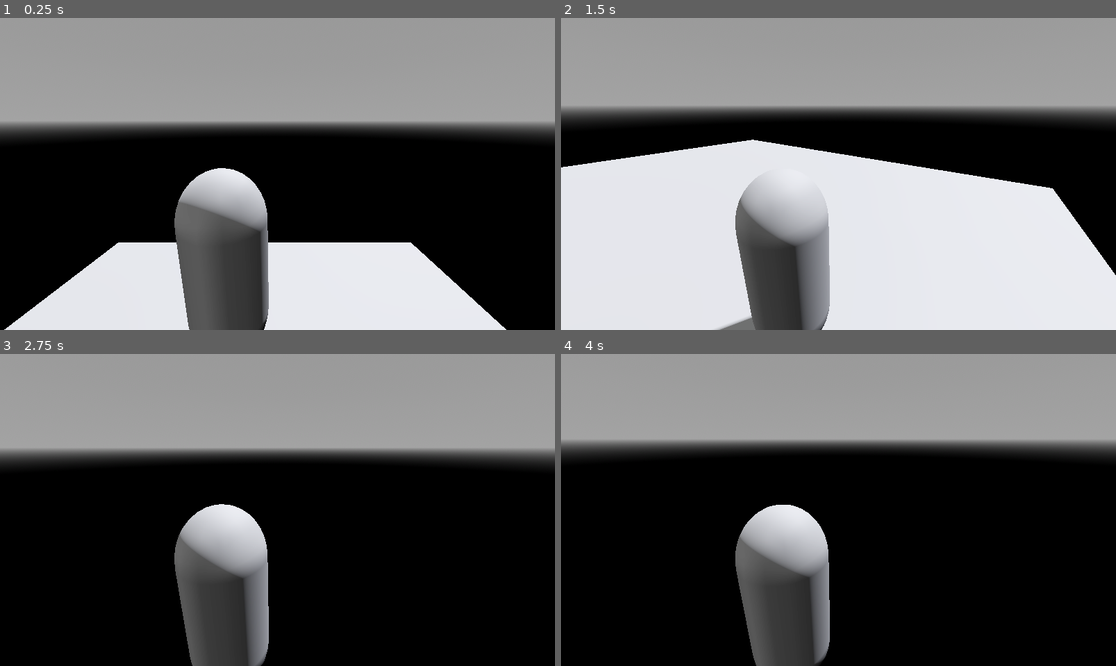
Above: before the commit, frames 1-4 (two rows, left to right).
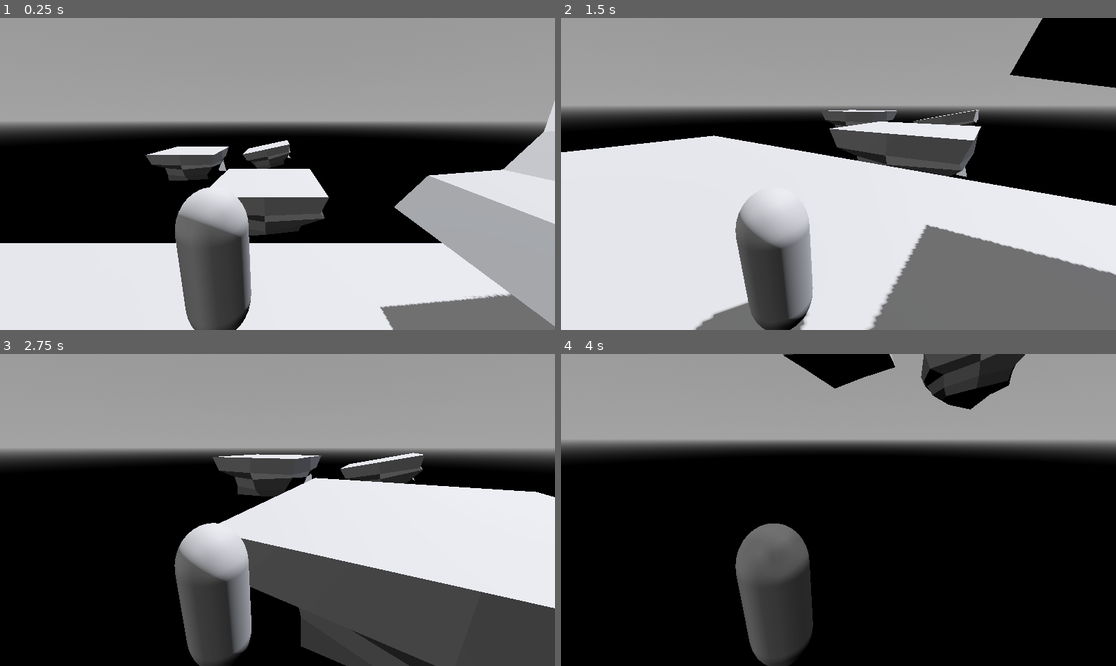
Above: after the commit, the same moments.

Repository: icyfirejosh4352/rigor-mortis
Game: Godot game, scene res://scenes/game.tscn
Same seed, same stepped clock (60 frames per second), same inputs: the game is played once before the commit and once after it.
Inputs (mouse positions are in pixels of both pictures, inside the frame that each line leads up to):
- Up to frame 1 (0.25 s): no input
- Up to frame 2 (1.5 s): move the mouse to (960, 158) at 0.52 s; hold D (strafe right) 0.53-1.28 s; click (960, 158) at 0.67 s; tap Space (jump) at 0.77 s; move the mouse to (810, 174) at 1.27 s; hold W (forward) from 1.28 s (still down)
- Up to frame 3 (2.75 s): keep holding W (forward); tap Space (jump) at 1.52 s; move the mouse to (288, 503) at 2.02 s
- Up to frame 4 (4 s): keep holding W (forward); move the mouse to (832, 516) at 2.77 s; tap Space (jump) at 3.02, 3.77 s; move the mouse to (877, 513) at 3.52 s

The runs differ from the first frame. In frame 1, 24% of the frame differs, in the area x 0-100%, y 26-100%; in frame 2, 26%; in frame 3, 36%, in the area x 31-100%, y 31-100%; in frame 4, 7.4%.

Commit message:
fixed up movement; added platforms
dont talk about ben

Diff:
--- a/project.godot
+++ b/project.godot
@@ -8,11 +8,15 @@
 
 config_version=5
 
+[animation]
+
+compatibility/default_parent_skeleton_in_mesh_instance_3d=true
+
 [application]
 
 config/name="Rigor Mortis"
 run/main_scene="uid://csaxapkaficrj"
-config/features=PackedStringArray("4.5", "Forward Plus")
+config/features=PackedStringArray("4.6", "Forward Plus")
 config/icon="res://icon.svg"
 
 [dotnet]
--- a/scenes/game.tscn
+++ b/scenes/game.tscn
@@ -1,6 +1,7 @@
-[gd_scene load_steps=9 format=3 uid="uid://csaxapkaficrj"]
+[gd_scene format=3 uid="uid://csaxapkaficrj"]
 
 [ext_resource type="PackedScene" uid="uid://ou10wx1f1tgr" path="res://scenes/player.tscn" id="1_uwrxv"]
+[ext_resource type="PackedScene" uid="uid://bsnff2q5rwp7q" path="res://scenes/platform.tscn" id="2_yqjtg"]
 
 [sub_resource type="ProceduralSkyMaterial" id="ProceduralSkyMaterial_uwrxv"]
 sky_top_color = Color(0.46618116, 0.46618068, 0.46618092, 1)
@@ -17,7 +18,8 @@
 tonemap_mode = 2
 glow_enabled = true
 
-[sub_resource type="WorldBoundaryShape3D" id="WorldBoundaryShape3D_yqjtg"]
+[sub_resource type="BoxShape3D" id="BoxShape3D_yqjtg"]
+size = Vector3(37.904053, 0.001, 20.007813)
 
 [sub_resource type="PlaneMesh" id="PlaneMesh_lnu2h"]
 
@@ -25,47 +27,62 @@
 
 [sub_resource type="BoxMesh" id="BoxMesh_yqjtg"]
 
-[node name="game" type="Node3D"]
+[node name="game" type="Node3D" unique_id=577685630]
 
-[node name="WorldEnvironment" type="WorldEnvironment" parent="."]
+[node name="WorldEnvironment" type="WorldEnvironment" parent="." unique_id=1851348246]
 environment = SubResource("Environment_lnu2h")
 
-[node name="DirectionalLight3D" type="DirectionalLight3D" parent="."]
+[node name="DirectionalLight3D" type="DirectionalLight3D" parent="." unique_id=1731767132]
 transform = Transform3D(-0.8660254, -0.43301278, 0.25, 0, 0.49999997, 0.86602545, -0.50000006, 0.75, -0.43301266, 0, 0, 0)
 light_color = Color(0.849263, 0.8675701, 0.9290151, 1)
 shadow_enabled = true
 
-[node name="platform" type="Node3D" parent="."]
+[node name="platform" type="Node3D" parent="." unique_id=1051521203]
 
-[node name="StaticBody3D" type="StaticBody3D" parent="platform"]
+[node name="StaticBody3D" type="StaticBody3D" parent="platform" unique_id=45399465]
 
-[node name="CollisionShape3D" type="CollisionShape3D" parent="platform/StaticBody3D"]
-shape = SubResource("WorldBoundaryShape3D_yqjtg")
+[node name="CollisionShape3D" type="CollisionShape3D" parent="platform/StaticBody3D" unique_id=1004325228]
+shape = SubResource("BoxShape3D_yqjtg")
 
-[node name="MeshInstance3D" type="MeshInstance3D" parent="platform/StaticBody3D/CollisionShape3D"]
-transform = Transform3D(10, 0, 0, 0, 1, 0, 0, 0, 10, 0, 0, 0)
+[node name="MeshInstance3D" type="MeshInstance3D" parent="platform/StaticBody3D/CollisionShape3D" unique_id=749264635]
+transform = Transform3D(18.759586, 0, 0, 0, 1, 0, 0, 0, 10, 0, 0, 0)
 mesh = SubResource("PlaneMesh_lnu2h")
 skeleton = NodePath("../../..")
 
-[node name="player" parent="." instance=ExtResource("1_uwrxv")]
+[node name="player" parent="." unique_id=1356530621 instance=ExtResource("1_uwrxv")]
 transform = Transform3D(1, 0, 0, 0, 1, 0, 0, 0, 1, 0.2689495, 6.63983, 0.15692139)
 
-[node name="eyes" type="Node3D" parent="player"]
+[node name="eyes" type="Node3D" parent="player" unique_id=1663447133]
 transform = Transform3D(1, 0, 0, 0, 1, 0, 0, 0, 1, 0, 0.54708743, 0)
 
-[node name="Node3D" type="Node3D" parent="player/eyes"]
+[node name="Node3D" type="Node3D" parent="player/eyes" unique_id=540393082]
 transform = Transform3D(1, 0, 0, 0, 1, 0, 0, 0, 1, 0, 0, 0.040824413)
 
-[node name="Camera3D" type="Camera3D" parent="player/eyes/Node3D"]
-transform = Transform3D(1, 0, 0, 0, 0.96727663, 0.2537242, 0, -0.2537242, 0.96727663, 0.6124859, 1.1518888, 2.0635037)
+[node name="Camera3D" type="Camera3D" parent="player/eyes/Node3D" unique_id=1842786548]
+transform = Transform3D(1, 0, 0, 0, 0.96727663, 0.2537242, 0, -0.2537242, 0.96727663, 0.92219925, 1.5513735, 2.600268)
 
-[node name="Node3D" type="Node3D" parent="."]
+[node name="Node3D" type="Node3D" parent="." unique_id=946339735]
 transform = Transform3D(1, 0, 0, 0, 1, 0, 0, 0, 1, 0, 0.5, 6)
 
-[node name="StaticBody3D" type="StaticBody3D" parent="Node3D"]
+[node name="StaticBody3D" type="StaticBody3D" parent="Node3D" unique_id=958671750]
 
-[node name="CollisionShape3D" type="CollisionShape3D" parent="Node3D/StaticBody3D"]
+[node name="CollisionShape3D" type="CollisionShape3D" parent="Node3D/StaticBody3D" unique_id=223700598]
 shape = SubResource("BoxShape3D_uwrxv")
 
-[node name="MeshInstance3D" type="MeshInstance3D" parent="Node3D/StaticBody3D/CollisionShape3D"]
+[node name="MeshInstance3D" type="MeshInstance3D" parent="Node3D/StaticBody3D/CollisionShape3D" unique_id=1642956705]
 mesh = SubResource("BoxMesh_yqjtg")
+
+[node name="Node3D2" parent="." unique_id=1668499062 instance=ExtResource("2_yqjtg")]
+transform = Transform3D(1, 0, 0, 0, 1, 0, 0, 0, 1, -0.14048386, 0, -22.539232)
+
+[node name="Node3D3" parent="." unique_id=1552329350 instance=ExtResource("2_yqjtg")]
+transform = Transform3D(1, 0, 0, 0, 1, 0, 0, 0, 1, -17.468946, 1.125535, -41.746765)
+
+[node name="Node3D4" parent="." unique_id=1517282573 instance=ExtResource("2_yqjtg")]
+transform = Transform3D(0.97748226, -0.21101773, 0, 0.21101773, 0.97748226, 0, 0, 0, 1, -1.6778426, 0, -58.027668)
+
+[node name="Node3D5" parent="." unique_id=1028108194 instance=ExtResource("2_yqjtg")]
+transform = Transform3D(0.9787208, -0.20519647, 1.7938845e-08, -0.20519647, -0.9787208, 8.556249e-08, 0, -8.742278e-08, -1, 13.734924, 3.8064885, -0.62195253)
+
+[node name="Node3D6" parent="." unique_id=2127619818 instance=ExtResource("2_yqjtg")]
+transform = Transform3D(1, 0, 0, 0, 1, 0, 0, 0, 1, 27.2023, -3.1248534, 1.4575214)
--- /dev/null
+++ b/scenes/platform.tscn
@@ -0,0 +1,17 @@
+[gd_scene format=3 uid="uid://bsnff2q5rwp7q"]
+
+[ext_resource type="ArrayMesh" uid="uid://bcwa1g8ne0wnx" path="res://resources/platform.obj" id="1_ba0x2"]
+
+[sub_resource type="BoxShape3D" id="BoxShape3D_nlgqw"]
+size = Vector3(12.9453125, 5.5620117, 12.775391)
+
+[node name="Node3D" type="Node3D" unique_id=1668499062]
+
+[node name="Platform" type="MeshInstance3D" parent="." unique_id=703687171]
+mesh = ExtResource("1_ba0x2")
+
+[node name="StaticBody3D" type="StaticBody3D" parent="Platform" unique_id=1782284323]
+
+[node name="CollisionShape3D" type="CollisionShape3D" parent="Platform/StaticBody3D" unique_id=380452097]
+transform = Transform3D(1, 0, 0, 0, 1, 0, 0, 0, 1, 0, -1.76, 0)
+shape = SubResource("BoxShape3D_nlgqw")
--- a/scenes/player.tscn
+++ b/scenes/player.tscn
@@ -1,18 +1,25 @@
-[gd_scene load_steps=4 format=3 uid="uid://ou10wx1f1tgr"]
+[gd_scene format=3 uid="uid://ou10wx1f1tgr"]
 
 [ext_resource type="Script" uid="uid://b5x1kow5oh5f4" path="res://scripts/player.gd" id="1_3vyb7"]
 
-[sub_resource type="CapsuleShape3D" id="CapsuleShape3D_g2els"]
+[sub_resource type="SphereShape3D" id="SphereShape3D_3vyb7"]
 
 [sub_resource type="CapsuleMesh" id="CapsuleMesh_qhqgy"]
 
-[node name="CharacterBody3D" type="CharacterBody3D"]
+[sub_resource type="BoxShape3D" id="BoxShape3D_g2els"]
+size = Vector3(0.72558594, 1.2973633, 0.8222656)
+
+[node name="CharacterBody3D" type="CharacterBody3D" unique_id=1325180929]
 script = ExtResource("1_3vyb7")
 
-[node name="CollisionShape3D" type="CollisionShape3D" parent="."]
-transform = Transform3D(1, 0, 0, 0, 1.2, 0, 0, 0, 1, 0, 0, 0)
-shape = SubResource("CapsuleShape3D_g2els")
+[node name="CollisionShape3D" type="CollisionShape3D" parent="." unique_id=155263430]
+transform = Transform3D(1, 0, 0, 0, 1, 0, 0, 0, 1, 0, -0.5900391, 0)
+shape = SubResource("SphereShape3D_3vyb7")
 
-[node name="MeshInstance3D" type="MeshInstance3D" parent="."]
+[node name="MeshInstance3D" type="MeshInstance3D" parent="." unique_id=296196259]
 transform = Transform3D(1, 0, 0, 0, 1.2, 0, 0, 0, 1, 0, 0, 0)
 mesh = SubResource("CapsuleMesh_qhqgy")
+
+[node name="CollisionShape3D2" type="CollisionShape3D" parent="." unique_id=1617994682]
+transform = Transform3D(1, 0, 0, 0, 1, 0, 0, 0, 1, 0, 0.4909668, 0)
+shape = SubResource("BoxShape3D_g2els")
--- a/scripts/player.gd
+++ b/scripts/player.gd
@@ -3,11 +3,14 @@
 @onready var eyes: Node3D = $eyes
 @onready var camera: Camera3D = $eyes/Node3D/Camera3D
 @onready var idk: Node3D = $eyes/Node3D
+@onready var head: CollisionShape3D = $CollisionShape3D2
 
 const SPEED = 10.0
-const AIR_SLOW_MULT = 1.5
-const JUMP_VELOCITY = 4.5
-const JUMP_SPDBST = 1.5
+const SLIDE_DEFAULT_SPEED = 12.0
+const AIR_SLOW_MULT = 2.5
+const GROUND_SLOW_MULT = 1.5
+const JUMP_VELOCITY = 6.0
+const JUMP_SPDBST = 1.8
 const ACCEL_SMOOTH = 5.0
 
 @export var mouse_sensitivity: float = 0.002
@@ -22,7 +25,7 @@
 		if event is InputEventMouseMotion:
 			eyes.rotate_y(-event.relative.x * mouse_sensitivity)
 			idk.rotate_x(-event.relative.y * mouse_sensitivity)
-			#idk.rotation.x = clamp(camera.rotation.x, deg_to_rad(-50), deg_to_rad(60))
+			idk.rotation.x = clamp(idk.rotation.x, deg_to_rad(-50), deg_to_rad(60))
 
 func _physics_process(delta: float) -> void:
 	# Add the gravity.
@@ -38,11 +41,11 @@
 		velocity.z = lerp(velocity.z, direction.z * SPEED, ACCEL_SMOOTH * delta * (1/AIR_SLOW_MULT))
 	elif is_on_floor():
 		if direction.z == 0:
-			velocity.z = lerp(velocity.z, direction.z * SPEED, ACCEL_SMOOTH * delta * AIR_SLOW_MULT)
+			velocity.z = lerp(velocity.z, direction.z * SPEED, ACCEL_SMOOTH * delta * GROUND_SLOW_MULT)
 		else:
 			velocity.z = lerp(velocity.z, direction.z * SPEED, ACCEL_SMOOTH * delta)
 		if direction.x == 0:
-			velocity.x = lerp(velocity.x, direction.x * SPEED, ACCEL_SMOOTH * delta * AIR_SLOW_MULT)
+			velocity.x = lerp(velocity.x, direction.x * SPEED, ACCEL_SMOOTH * delta * GROUND_SLOW_MULT)
 		else:
 			velocity.x = lerp(velocity.x, direction.x * SPEED, ACCEL_SMOOTH * delta)
 
Binary file added: ben.jpg
Not shown, added: ben.jpg.import
Binary file added: images.jpg
Not shown, added: images.jpg.import
Not shown, added: platform.mtl
Not shown, added: resources/platform.obj
Not shown, added: resources/platform.obj.import
